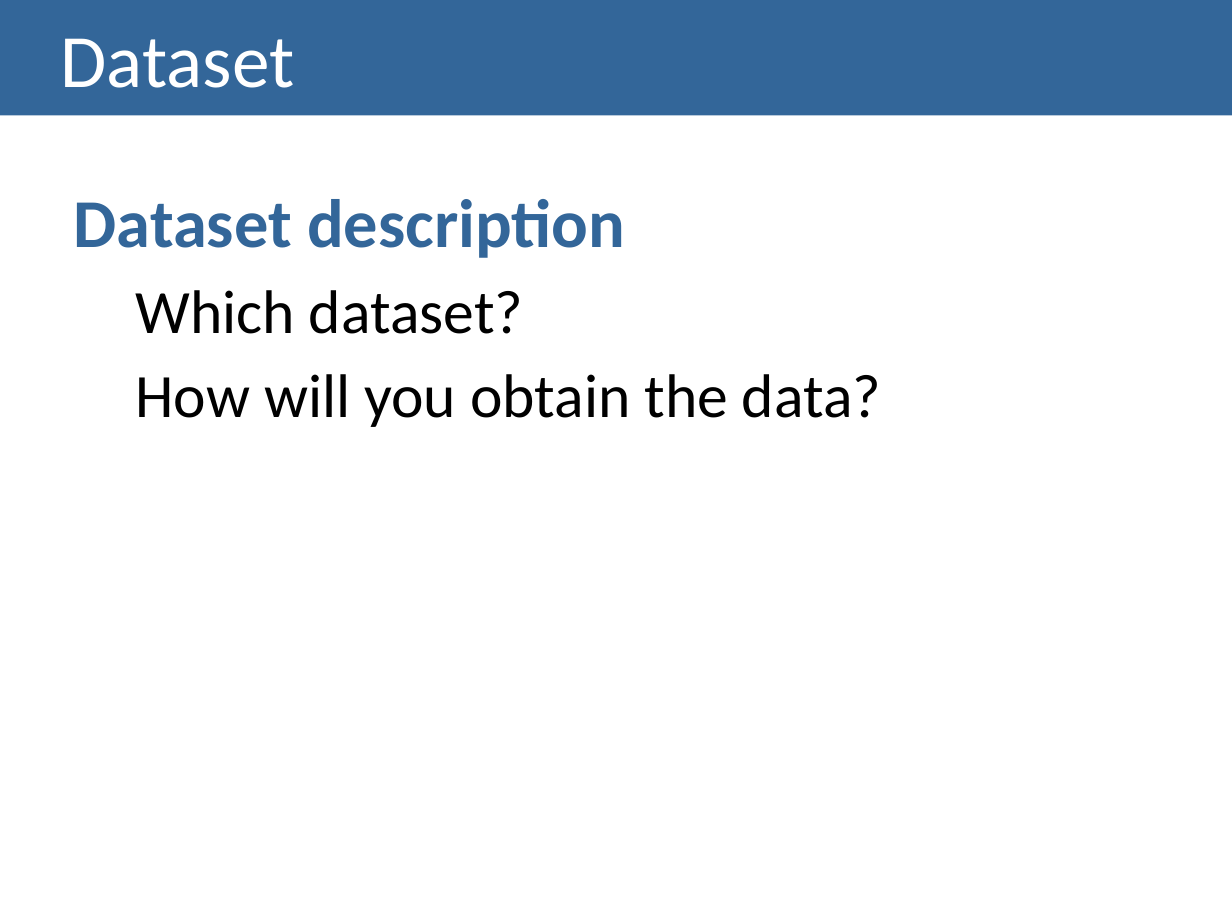
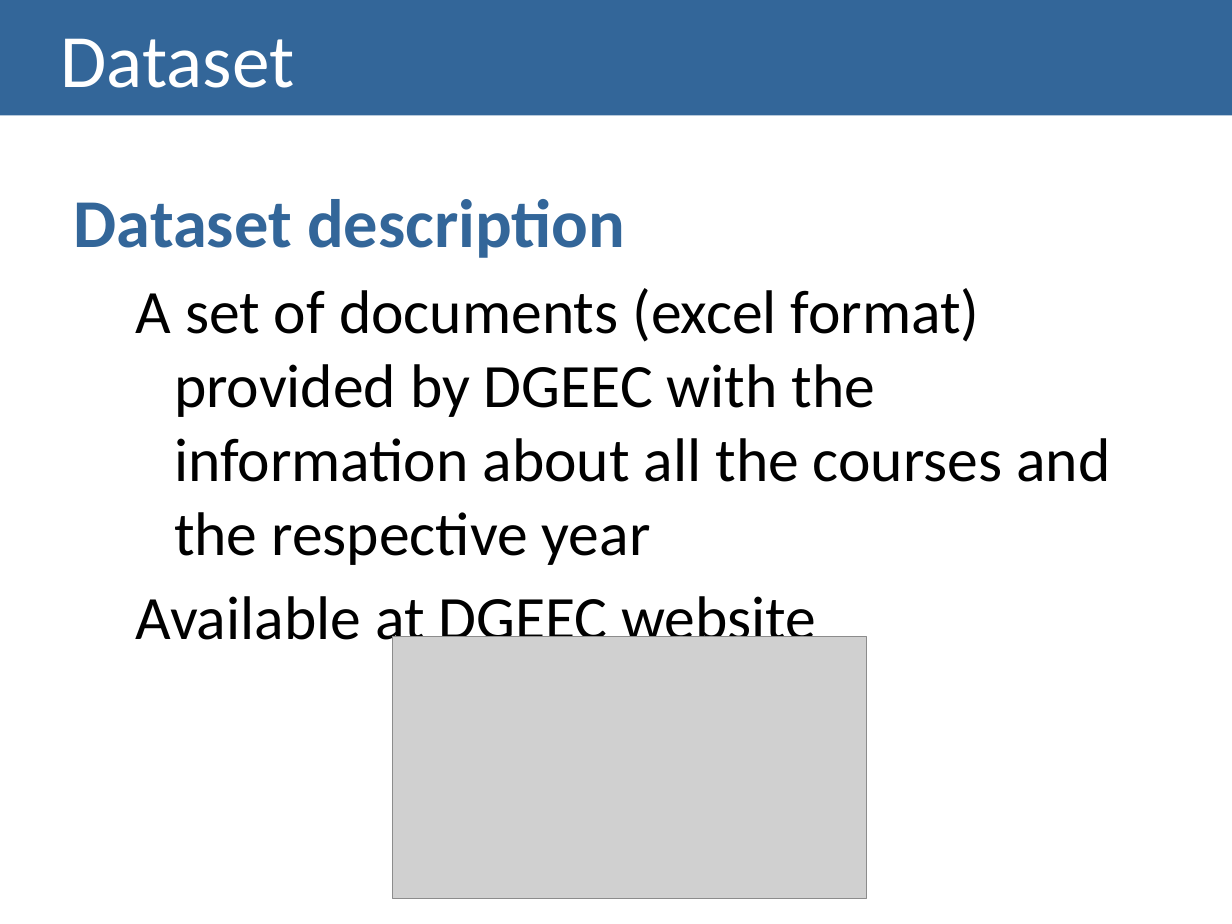
Before and after one commit to Strabox/Higher-Education-Unemployment-Portugal, a slide deck: slide 5 of I-Checkpoint/I-Checkpoint Presentation.pptx. Drawn at 1232x924 pixels with LibreOffice and Linux fonts; fonts in the diff are those of the drawing; grey boxes stand for pictures. Boxes give left, top, right and bottom in pixels: in the first picture for what was removed or moved away, otherwise in the second. Text is boxed around its words. In the diff, an @@ line names an element or a change of style, - is before the commit and + after.

```diff
--- a/I-Checkpoint/I-Checkpoint Presentation.pptx
+++ b/I-Checkpoint/I-Checkpoint Presentation.pptx
@@ text at (x1=136, y1=288, x2=1110, y2=654): text changed @@
-  Which dataset?
-  How will you obtain the data?
+  A set of documents (excel format) provided by DGEEC with the information about all the courses and the respective year
+  Available at DGEEC website
@@ picture added at (x1=393, y1=637, x2=866, y2=899) @@
```
Also in this commit, not shown: 3 other slides changed, 2 slides added, 1 slide removed.
